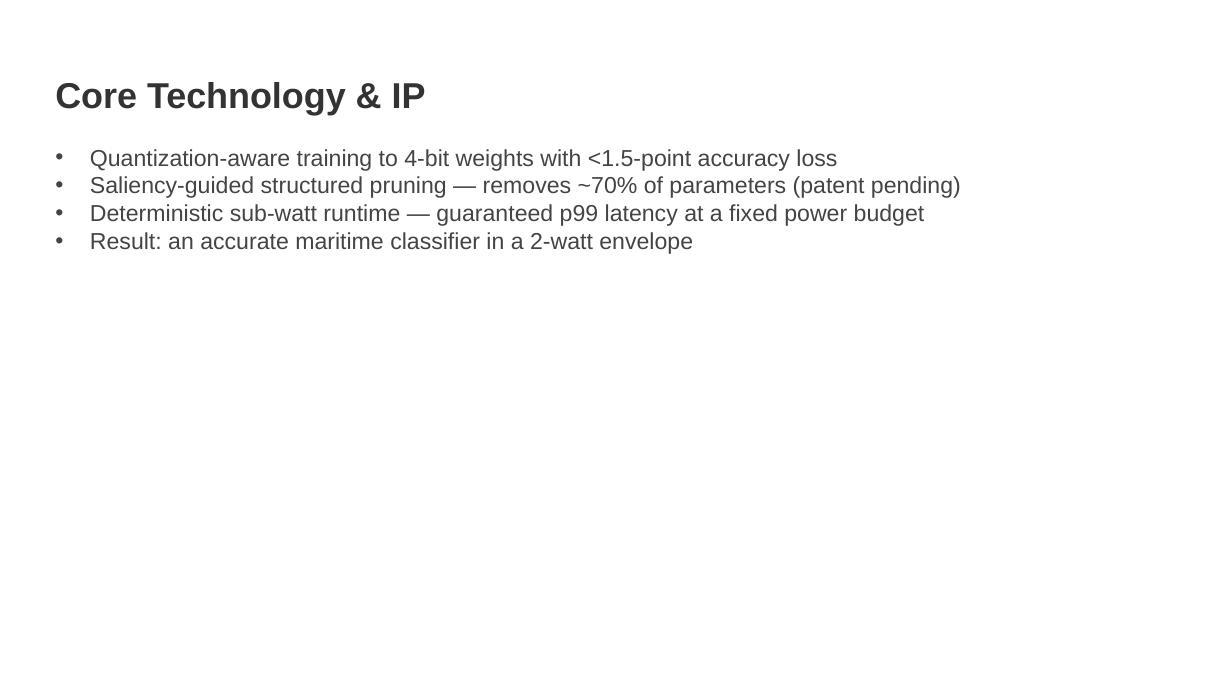
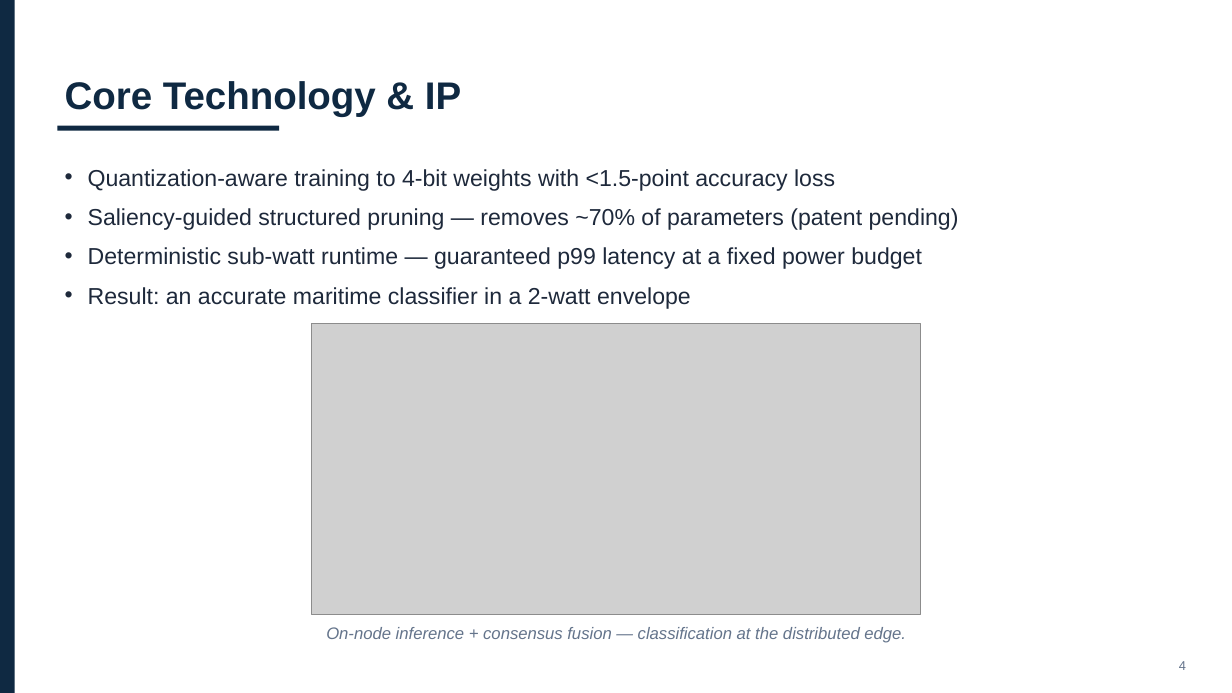
Before and after one commit to ubi-wagner/govwin, a slide deck: slide 4 of docs/sample-proposal-navy-sttr/Aerivio_Navy_STTR_Company_Overview.pptx. Drawn at 1232x693 pixels with LibreOffice and Linux fonts; fonts in the diff are those of the drawing; grey boxes stand for pictures. Boxes give left, top, right and bottom in pixels: in the first picture for what was removed or moved away, otherwise in the second. Text is boxed around its words. In the diff, an @@ line names an element or a change of style, - is before the commit and + after.

```diff
--- a/docs/sample-proposal-navy-sttr/Aerivio_Navy_STTR_Company_Overview.pptx
+++ b/docs/sample-proposal-navy-sttr/Aerivio_Navy_STTR_Company_Overview.pptx
@@ rectangle added at <box>0,0,15,693</box>, fill #0F2942 @@
@@ text "Core Technology & IP": place and size @@
-text "Core Technology & IP" at <box>55,82,426,115</box>
+text "Core Technology & IP" at <box>65,81,461,117</box>
@@ text "Core Technology & IP" at <box>65,81,461,117</box>: size 28 to 30 pt, text colour #333333 to #0F2942 @@
@@ rectangle added at <box>57,126,279,131</box>, fill #0F2942 @@
@@ text "Quantization-aware training to 4-bit weights ...": place and size @@
-text "Quantization-aware training to 4-bit weights ..." at <box>90,149,961,254</box>
+text "Quantization-aware training to 4-bit weights ..." at <box>88,169,959,309</box>
@@ text "Quantization-aware training to 4-bit weights ..." at <box>88,169,959,309</box>: text colour #444444 to #1E293B; indent changed; line spacing 1 to 1.05; more space between paragraphs @@
@@ picture added at <box>311,323,921,615</box> @@
@@ text added at <box>326,627,906,643</box>, 13 pt, text #64748B, italic @@
+On-node inference + consensus fusion — classification at the distributed edge.
@@ text added at <box>1179,661,1186,670</box>, 10 pt, text #64748B @@
+4
```
Also in this commit, not shown: 9 other slides changed, 25 other files.
